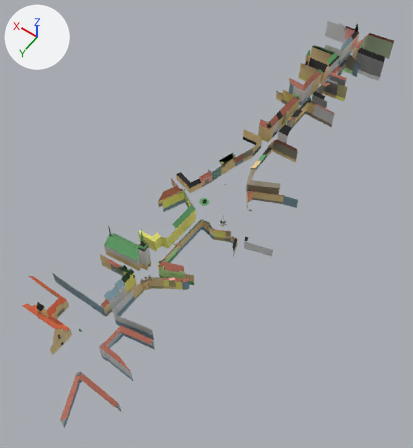
Before and after pictures for a commit that changed the FBX model BrnoGJ24/Assets/brno ulice.fbx.
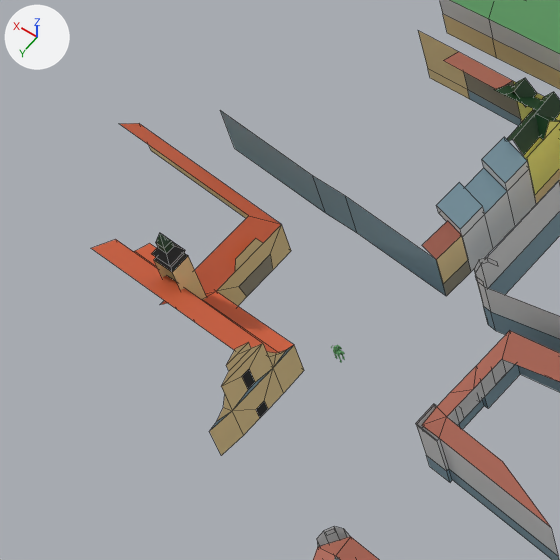
Each version appears first whole from a 50 mm camera at (-339.0, 516.0, 726.0) aimed at (-1.0, 42.0, -19.0), and next in a close-up on the part from 0% to 32% of the width and 55% to 85% of the height. The lights are fixed; the arrows at upper left show +X, +Y and +Z. The close-ups show mesh edges as thin lines. Where no turn or scale is listed for an object, it has been applied to the vertices. Vertices at the same position are counted once.

Names of what the first close-up shows: 'domy vlevo', 'domy vpravo'.
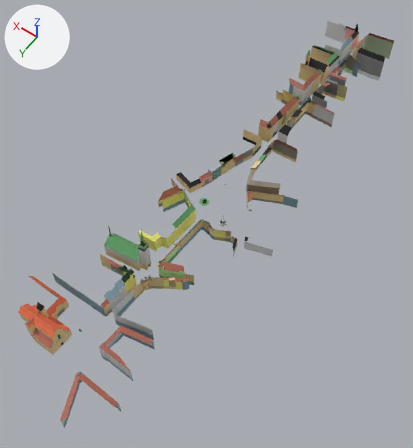
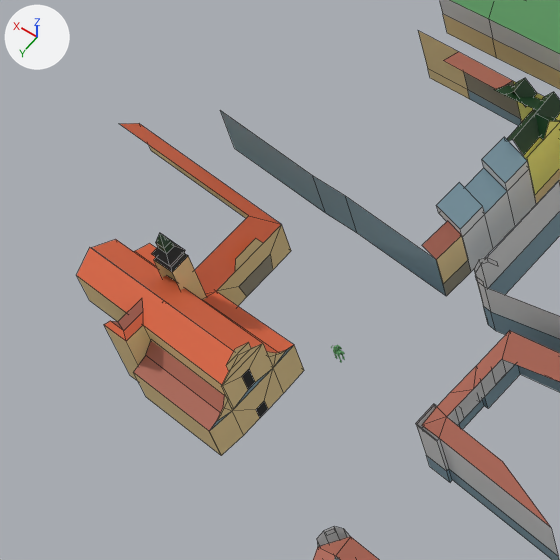
Commit message: funny phrase

What differs and where, as boxes [x1, y1, x2, y2] in the close-ups (560 x 560 px):
'domy vpravo', reshaped: before [91, 0, 560, 456]; after [77, 0, 560, 456]
part 1 of me_plane, added: after [77, 247, 234, 455]

The change, as a diff of the scene's bpy script:
```diff
--- a/BrnoGJ24/Assets/brno ulice.fbx.py
+++ b/BrnoGJ24/Assets/brno ulice.fbx.py
@@ me_plane @@
 # used by ob_domy_vpravo; location = (0.0, 0.0, 0.0)
-me_plane.from_pydata(...)  # 825 vertices, 595 faces; spans x 5.0..133.0, y -515.0..360.0, z 0.0..95.0
+me_plane.from_pydata(...)  # 849 vertices, 606 faces; spans x 5.0..133.0, y -515.0..360.0, z 0.0..95.0
+# me_plane part 1
+# 24 vertices are added at x 29.0..95.0, y 342.0..360.0, z 0.0..41.0
+# 4 new faces join them, mat_material_001 (beige #e7cc92)
+# 4 new faces join them, mat_material_003 (brown #ac6453)
+# 3 new faces join them, mat_material_014 (orange #df6842)
 me_plane.materials.append(mat_material)
```
